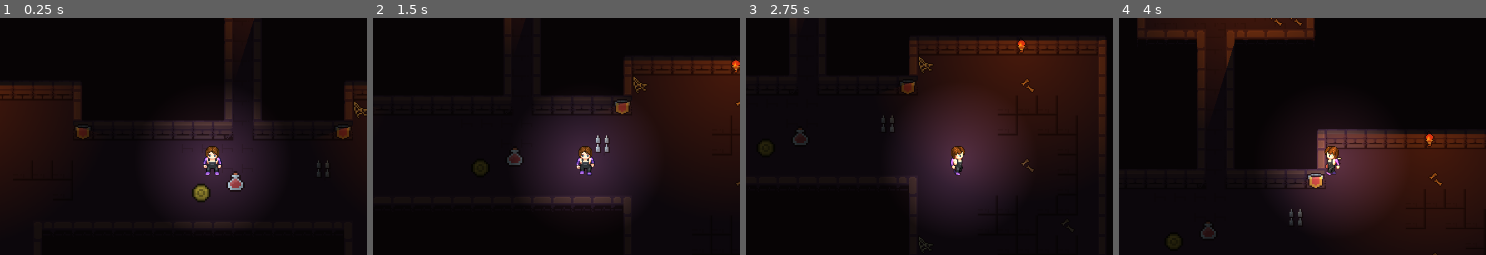
Above: before the commit, frames 1-4 (left to right).
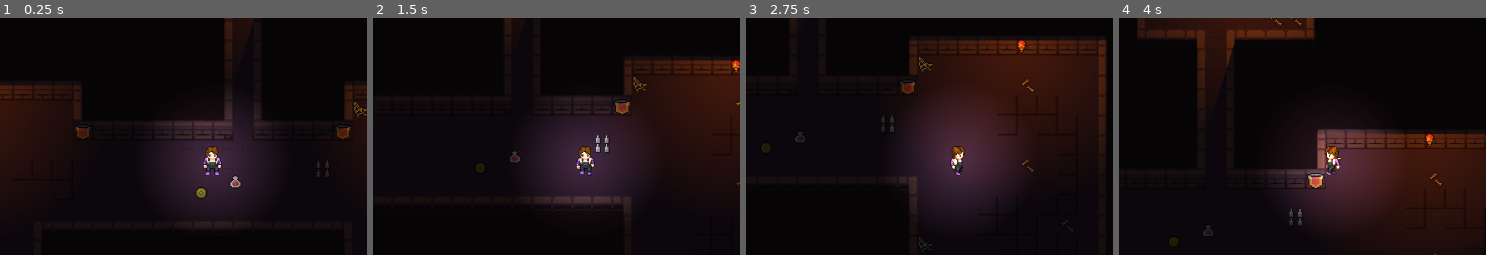
Above: after the commit, the same moments.

Repository: vanradoe/CS-3-4-Godot-Curriculum
Game: Godot game, scene res://scenes/main.tscn
The game is run twice, just before and just after one commit, with the same random seed, the same clock (stepped at 60 frames per second) and the same inputs.
Inputs:
- Up to frame 1 (0.25 s): no input
- Up to frame 2 (1.5 s): tap Enter (ui_accept) at 0.5, 0.77 s; hold Right (ui_right) 0.53-1.28 s; hold Down (ui_down) from 1.28 s (still down)
- Up to frame 3 (2.75 s): tap Enter (ui_accept) at 1.52, 2 s; release Down (ui_down) at 2.03 s; hold Right (ui_right) from 2.03 s (still down)
- Up to frame 4 (4 s): release Right (ui_right) at 2.78 s; hold Up (ui_up) 2.78-3.53 s; tap Enter (ui_accept) at 3.02, 3.77 s; hold Left (ui_left) from 3.53 s (still down)
The pictures show only the part of the screen within x 25-75%, y 20-70%; the shares and areas given below are measured in that part.

The runs differ from the first frame. In frame 1, 0.5% of the frame differs, in the area x 52-67%, y 64-78%; in frame 2, 0.2%; in frame 3, 0.1%; in frame 4, 0.1%.
Error in both runs: Invalid call. Nonexistent function 'gain_experience' in base 'CharacterBody2D (Player)'. (res://scripts/game_world.gd:51)

Commit message:
changed scaling

Diff:
--- a/scenes/coin.tscn
+++ b/scenes/coin.tscn
@@ -31,7 +31,7 @@
 }]
 
 [sub_resource type="CircleShape2D" id="CircleShape2D_kfxoj"]
-radius = 12.7060795
+radius = 4.1231055
 
 [sub_resource type="Animation" id="Animation_gan2x"]
 length = 0.001
@@ -114,7 +114,6 @@
 
 [node name="AnimatedSprite2D" type="AnimatedSprite2D" parent="."]
 material = SubResource("ShaderMaterial_jig8b")
-scale = Vector2(3, 3)
 sprite_frames = SubResource("SpriteFrames_xmuha")
 animation = &"new_animation"
 
--- a/scenes/health_potion.tscn
+++ b/scenes/health_potion.tscn
@@ -19,7 +19,7 @@
 }]
 
 [sub_resource type="CircleShape2D" id="CircleShape2D_lwb0h"]
-radius = 6.0
+radius = 1.6492422
 
 [sub_resource type="Animation" id="Animation_gan2x"]
 length = 0.001
@@ -100,7 +100,6 @@
 script = ExtResource("1_np0hw")
 
 [node name="AnimatedSprite2D" type="AnimatedSprite2D" parent="."]
-scale = Vector2(3, 3)
 sprite_frames = SubResource("SpriteFrames_mlk75")
 animation = &"new_animation"
 
--- a/scenes/main.tscn
+++ b/scenes/main.tscn
@@ -53,6 +53,12 @@
 [node name="Torch3" parent="Tilemap/StuffOnTop" instance=ExtResource("7_o6xl0")]
 position = Vector2(54, -182)
 
+[node name="HealthPotion" parent="Tilemap/StuffOnTop" instance=ExtResource("6_tefeu")]
+position = Vector2(18, 17.5)
+
+[node name="Coin" parent="Tilemap/StuffOnTop" instance=ExtResource("5_tbgi4")]
+position = Vector2(-9.5, 26)
+
 [node name="Player" parent="." instance=ExtResource("1_2j8vx")]
 
 [node name="UI" type="CanvasLayer" parent="."]
@@ -75,9 +81,3 @@
 grow_vertical = 0
 theme_override_font_sizes/font_size = 10
 text = "Use arrow keys to move. Ready for Lesson 1!"
-
-[node name="HealthPotion" parent="." instance=ExtResource("6_tefeu")]
-position = Vector2(36, 35)
-
-[node name="Coin" parent="." instance=ExtResource("5_tbgi4")]
-position = Vector2(-19, 52)
Not shown: 1 places in scenes/main.tscn that only renumber resources
